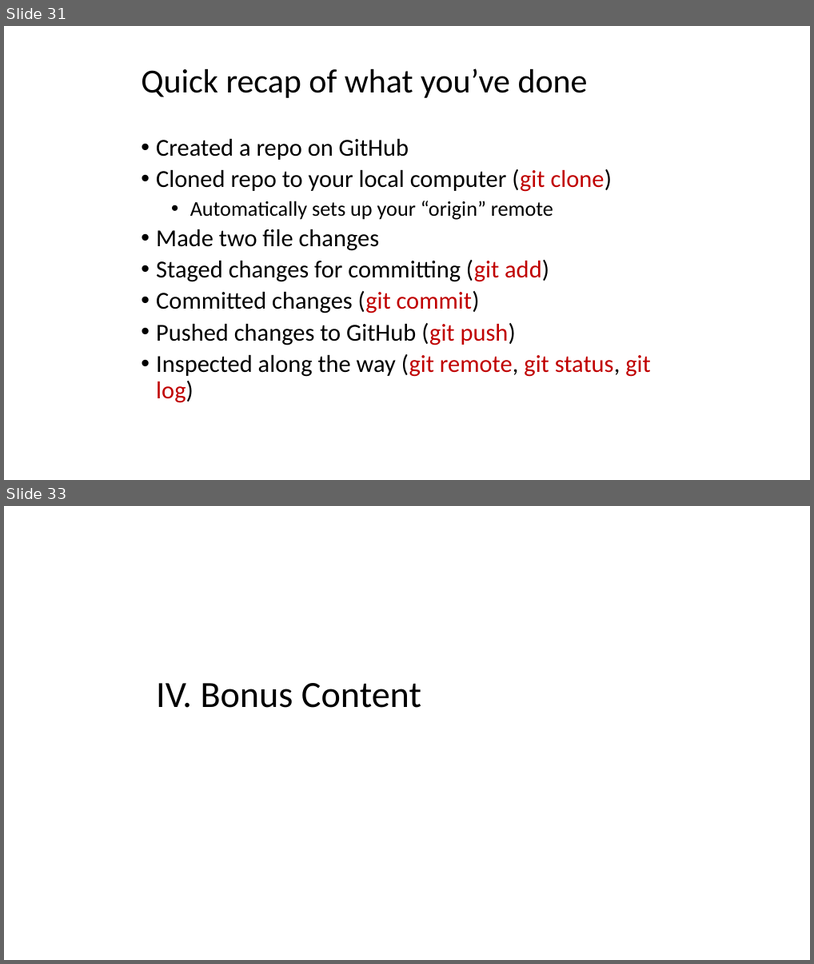
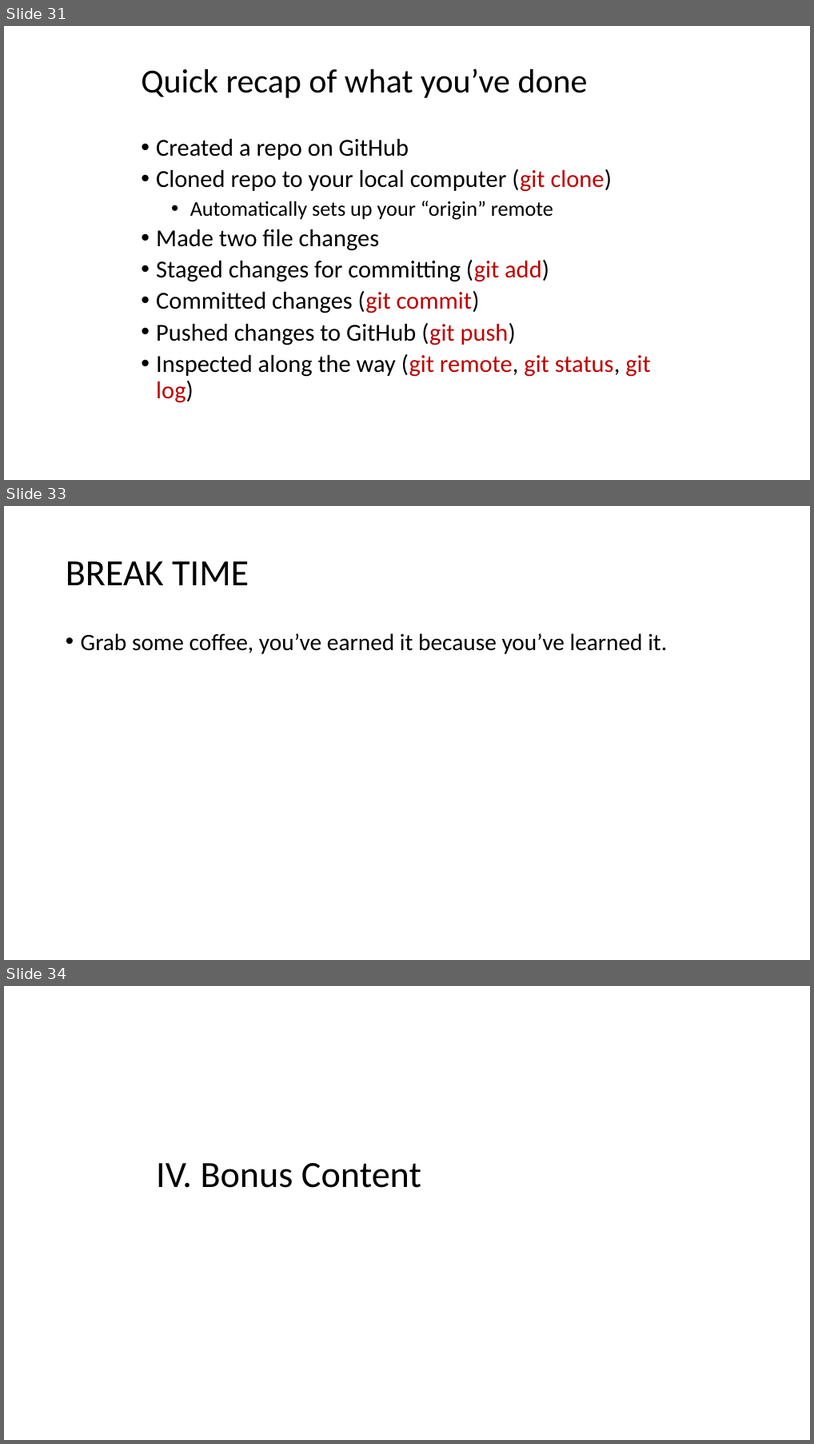
Before and after one commit to sinanuozdemir/sfdat22, a slide deck: slides/02_git.pptx. Shown one above the other, each under a label of ours: slides 31 and 33 before the commit, slides 31, 33 and 34 after it; the slides between them are not shown. The pictures are 814x964 and 814x1444 pixels, drawn with LibreOffice and Linux fonts; fonts in the diff are those of the drawing. Boxes give left, top, right and bottom in pixels: in the first picture for what was removed or moved away, otherwise in the second. Text is boxed around its words. In the diff, an @@ line names an element or a change of style, - is before the commit and + after.

```diff
--- a/slides/02_git.pptx
+++ b/slides/02_git.pptx
@@ slide 33 added at (4,506,810,960), background #FFFFFF @@
@@ title added at (66,561,249,585), 44 pt, text #000000 @@
+BREAK TIME
@@ text added at (81,633,667,654), 28 pt, text #000000 @@
+• Grab some coffee, you’ve earned it because you’ve learned it.
@@ what was slide 33 is now slide 34 @@
```
Also in this commit, not shown: 9 slides changed, 2 other files.
